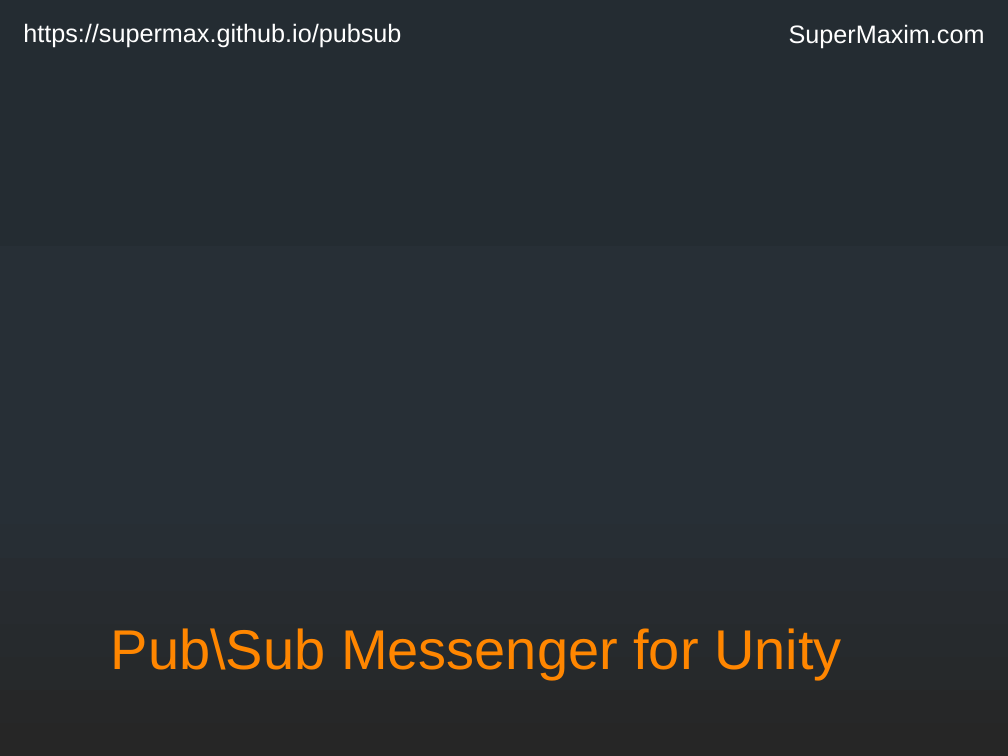
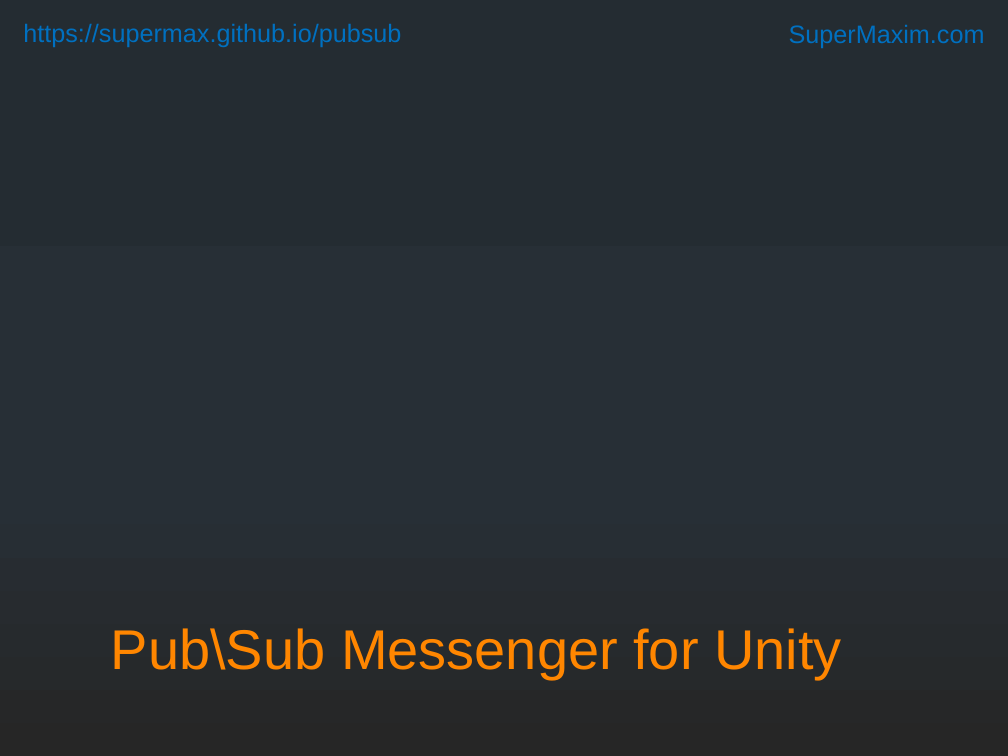
Before and after one commit to supermax/pubsub, a slide deck: slide 1 of docs/PubSub Messenger.pptx. Drawn at 1008x756 pixels with LibreOffice and Linux fonts; fonts in the diff are those of the drawing; background and template pictures are left out. Boxes give left, top, right and bottom in pixels: in the first picture for what was removed or moved away, otherwise in the second. Text is boxed around its words. In the diff, an @@ line names an element or a change of style, - is before the commit and + after.

```diff
--- a/docs/PubSub Messenger.pptx
+++ b/docs/PubSub Messenger.pptx
@@ text "https://supermax.github.io/pubsub" at bbox=[23, 24, 401, 47]: text colour #FFFFFF to #0070C0 @@
@@ text "SuperMaxim.com" at bbox=[789, 25, 985, 48]: text colour #FFFFFF to #0070C0 @@
```
Also in this commit, not shown: 4 slides added, 1 slide removed, 2 other files.
